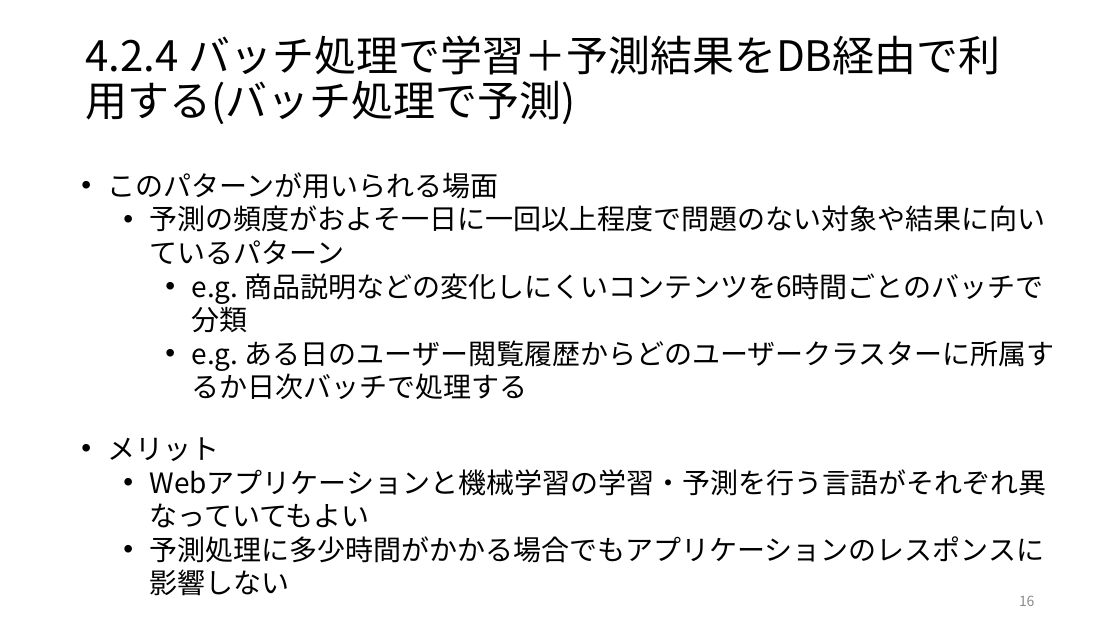
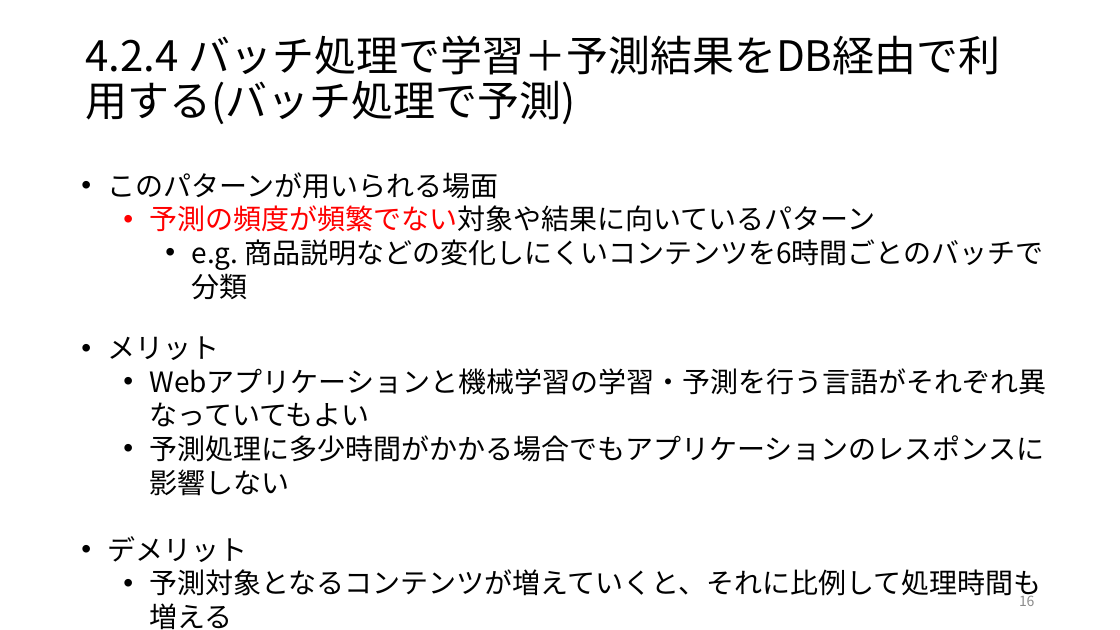
Before and after one commit to ryosuke-ku/Rinko, a slide deck: slide 16 of 仕事ではじめる機械学習第4章.pptx. Drawn at 1120x630 pixels with LibreOffice and Linux fonts; fonts in the diff are those of the drawing. Boxes give left, top, right and bottom in pixels: in the first picture for what was removed or moved away, otherwise in the second. Text is boxed around its words. In the diff, an @@ line names an element or a change of style, - is before the commit and + after.

Commit message:
add 仕事で始める機械学習第4章を編集しました

```diff
--- a/仕事ではじめる機械学習第4章.pptx
+++ b/仕事ではじめる機械学習第4章.pptx
@@ text at bbox=[150, 205, 876, 232]: text changed @@
-  • 予測の頻度がおよそ一日に一回以上程度で問題のない対象や結果に向いているパターン
+  • 予測の頻度が頻繁でない対象や結果に向いているパターン
@@ text at bbox=[192, 340, 1055, 399]: paragraph removed @@
-    • e.g. ある日のユーザー閲覧履歴からどのユーザークラスターに所属するか日次バッチで処理する
@@ text at bbox=[108, 536, 1042, 630]: paragraphs added @@
+• デメリット
+  • 予測対象となるコンテンツが増えていくと、それに比例して処理時間も増える
```
Also in this commit, not shown: 1 other slide changed.
